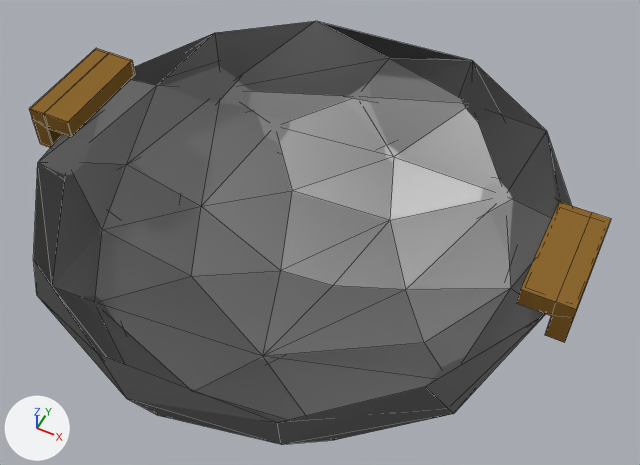
The Blender file Assets/AssetPack/BlenderModel/铁锅_col.blend: old version first, new version second.
One viewpoint serves both versions: a 50 mm camera at (1.1, -2.07, 2.4) aimed at (0.07, 0.0, -0.19). Lighting does not change. The marker at lower left points along +X, +Y and +Z. Mesh edges are drawn as thin lines.

The first picture shows '球体00', '立方体', '立方体.001'.
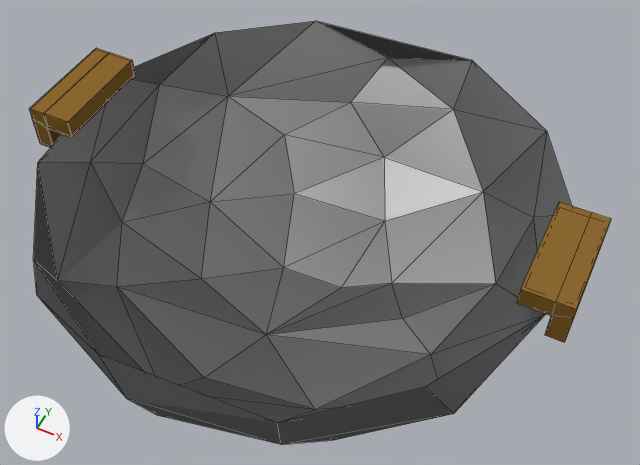
Location of each change, (x1, y1, x2, y2) in pixels of the pictures (640 x 465 px; the box of a moved part takes in the faces that stretch with it):
part 1 of me_球体, moved or reshaped
    before: (34, 21, 556, 422)
    after: (34, 21, 572, 422)

Edits to the bpy script that builds the scene:
```text
Change me_球体:
    where me_球体.from_pydata(...)  # 68 vertices, 128 faces; spans x -0.98..0.99, y -1.0..1.01, z -1.0..0.21
    used by ob_球体00; location = (-0.004, -0.018, -0.008); scale = (1.0, 1.0, 0.499)
    me_球体 part 1: 29 of 68 vertices moved; they spanned x -0.96..0.92, y -0.96..0.99, z -0.97..-0.1 and now span x -0.88..0.81, y -0.89..0.97, z -0.89..-0.07; mean shift (0.0, 0.0, 0.06); largest move (0.6, -0.15, -0.75) -> (0.5, -0.15, -0.57)
```
